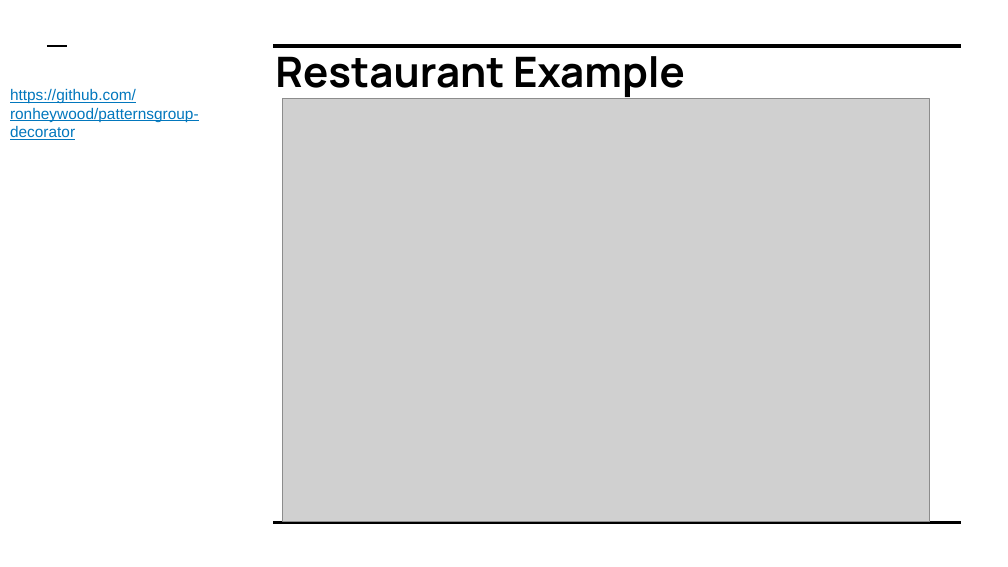
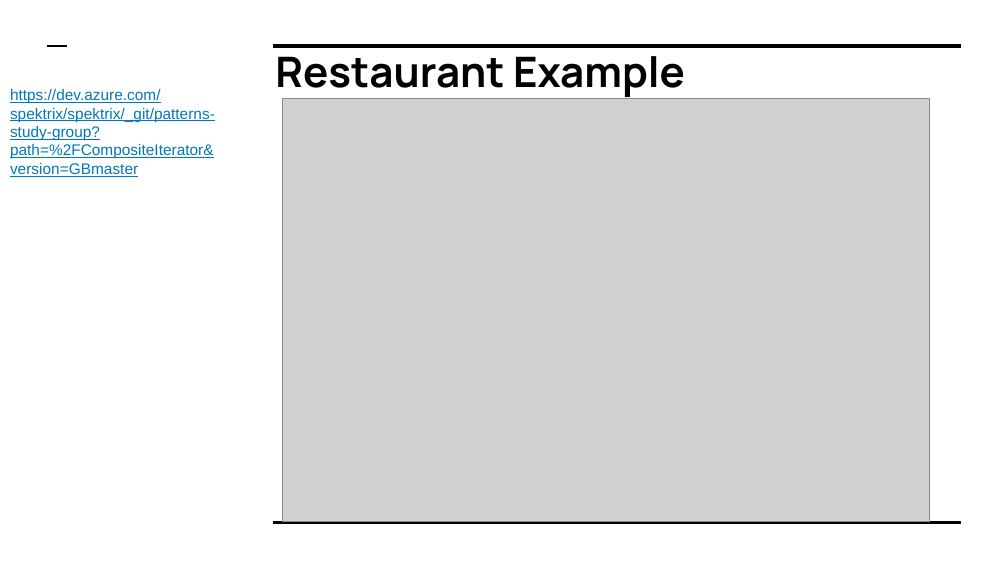
Before and after one commit to ronheywood/patternsgroup-visitor, a slide deck: slide 6 of CompositeIterator/CompositeIteratorPattern.pptx. Drawn at 1008x567 pixels with LibreOffice and Linux fonts; fonts in the diff are those of the drawing; grey boxes stand for pictures. Boxes give left, top, right and bottom in pixels: in the first picture for what was removed or moved away, otherwise in the second. Text is boxed around its words. In the diff, an @@ line names an element or a change of style, - is before the commit and + after.

```diff
--- a/CompositeIterator/CompositeIteratorPattern.pptx
+++ b/CompositeIterator/CompositeIteratorPattern.pptx
@@ text at (x1=10, y1=89, x2=215, y2=177): text changed @@
-https://github.com/ronheywood/patternsgroup-decorator
+https://dev.azure.com/spektrix/spektrix/_git/patterns-study-group?path=%2FCompositeIterator&version=GBmaster
```
Also in this commit, not shown: 2 other slides changed, 3 slides added, 2 other files.
